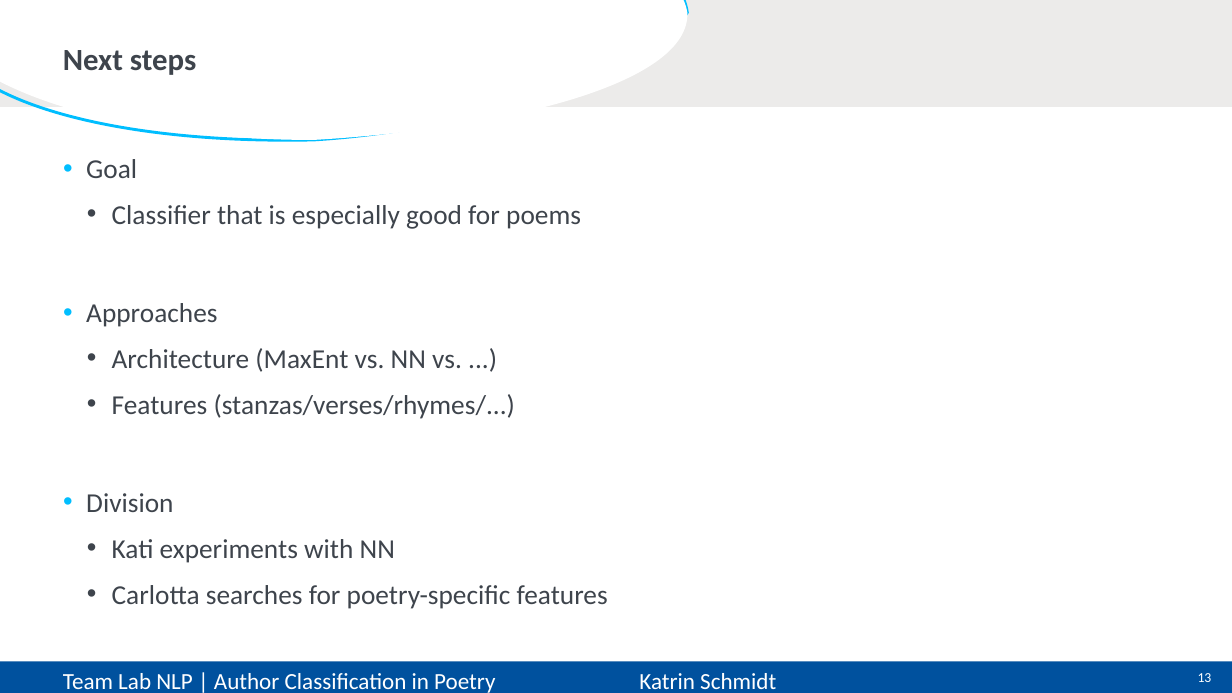
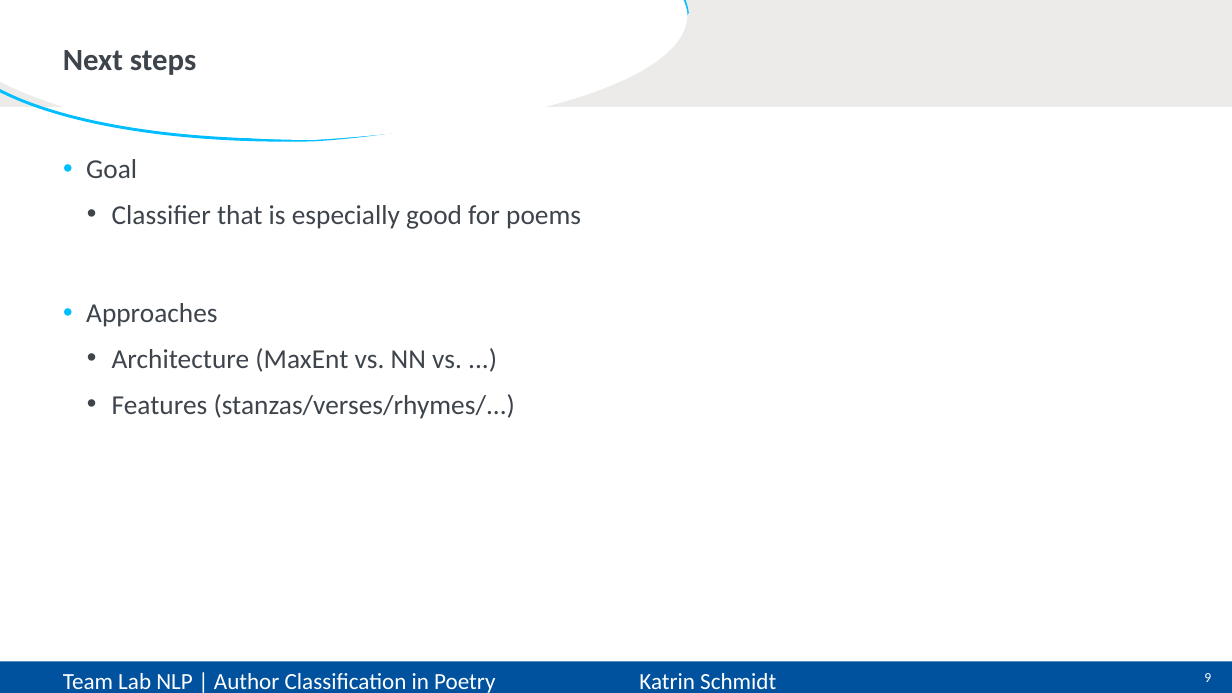
Before and after one commit to CarlottaQuensel/Author_Classification-Team_Lab, a slide deck: slide 9 of reports/TeamLab-presentation.pptx (slide 13 before the commit). Drawn at 1232x693 pixels with LibreOffice and Linux fonts; fonts in the diff are those of the drawing. Boxes give left, top, right and bottom in pixels: in the first picture for what was removed or moved away, otherwise in the second. Text is boxed around its words. In the diff, an @@ line names an element or a change of style, - is before the commit and + after.

```diff
--- a/reports/TeamLab-presentation.pptx
+++ b/reports/TeamLab-presentation.pptx
@@ text at <box>86,493,608,609</box>: paragraphs removed @@
-• Division
-  • Kati experiments with NN
-  • Carlotta searches for poetry-specific features
@@ page number at <box>1204,673,1211,682</box>: text changed @@
-13
+9
```
Also in this commit, not shown: 5 other slides changed, 1 slide added, 5 slides removed.
